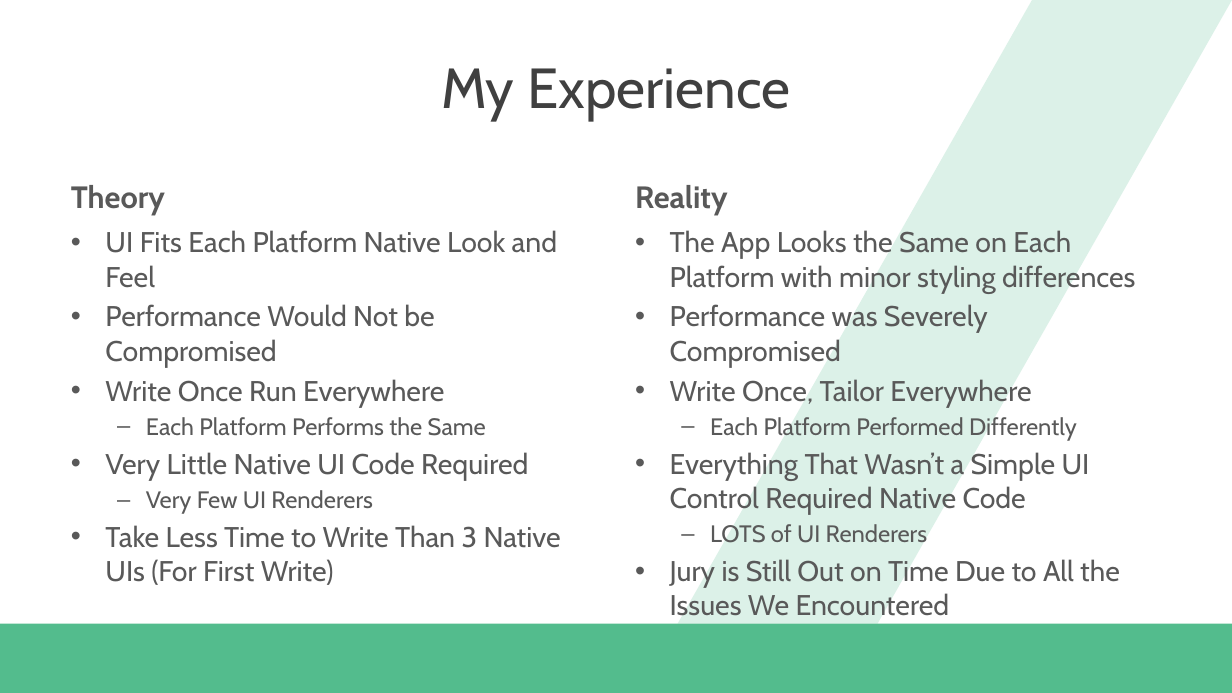
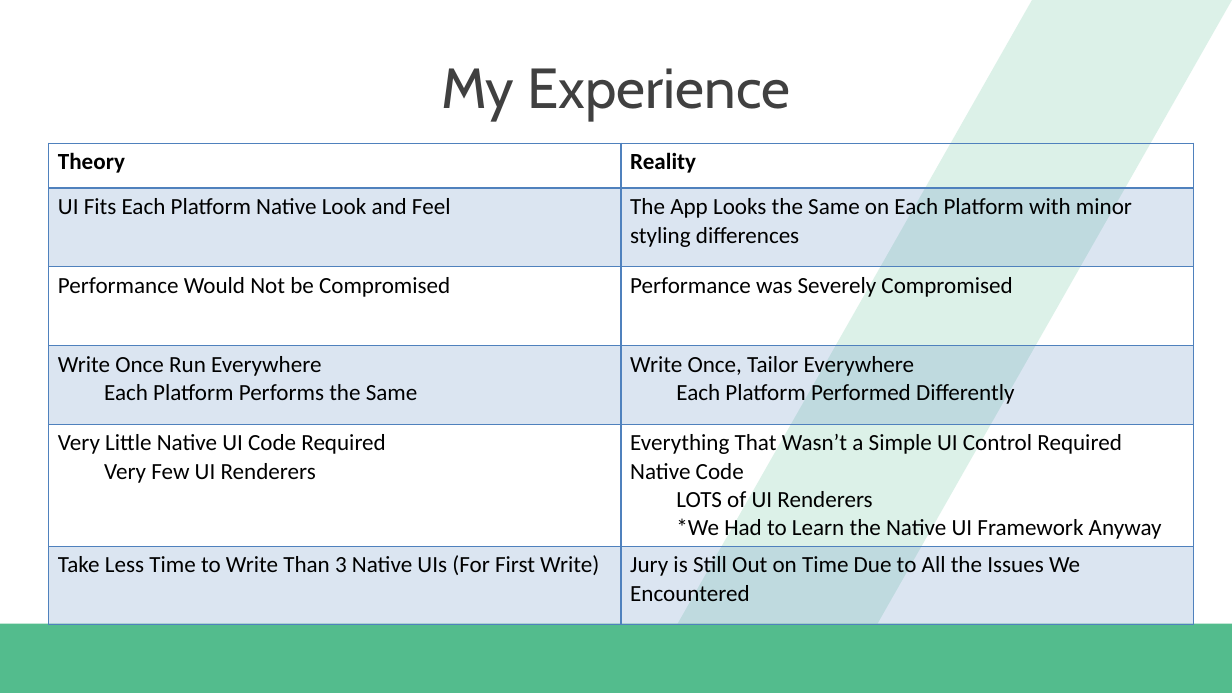
Before and after one commit to dannydwarren/PracticalXamarin, a slide deck: slide 15 of Practical Xamarin.pptx. Drawn at 1232x693 pixels with LibreOffice and Linux fonts; fonts in the diff are those of the drawing; background and template pictures are left out. Boxes give left, top, right and bottom in pixels: in the first picture for what was removed or moved away, otherwise in the second. Text is boxed around its words. In the diff, an @@ line names an element or a change of style, - is before the commit and + after.

Commit message:
Updated Slides

```diff
--- a/Practical Xamarin.pptx
+++ b/Practical Xamarin.pptx
@@ table added at (x1=49, y1=143, x2=1193, y2=623), 6 rows, 2 columns @@
+Theory | Reality
+UI Fits Each Platform Native Look and Feel | The App Looks the Same on Each Platform with minor styling differences
+Performance Would Not be Compromised | Performance was Severely Compromised
+Write Once Run Everywhere / Each Platform Performs the Same | Write Once, Tailor Everywhere / Each Platform Performed Differently
+Very Little Native UI Code Required / Very Few UI Renderers | Everything That Wasn’t a Simple UI Control Required Native Code / LOTS of UI Renderers / *We Had to Learn the Native UI Framework Anyway
+Take Less Time to Write Than 3 Native UIs (For First Write) | Jury is Still Out on Time Due to All the Issues We Encountered
@@ text removed at (x1=71, y1=185, x2=165, y2=215) @@
-Theory
@@ text removed at (x1=635, y1=185, x2=728, y2=215) @@
-Reality
@@ text removed at (x1=105, y1=230, x2=561, y2=585) @@
-• UI Fits Each Platform Native Look and Feel
-• Performance Would Not be Compromised
-• Write Once Run Everywhere
-  – Each Platform Performs the Same
-• Very Little Native UI Code Required
-  – Very Few UI Renderers
-• Take Less Time to Write Than 3 Native UIs (For First Write)
@@ text removed at (x1=670, y1=230, x2=1135, y2=615) @@
-• The App Looks the Same on Each Platform with minor styling differences
-• Performance was Severely Compromised
-• Write Once, Tailor Everywhere
-  – Each Platform Performed Differently
-• Everything That Wasn’t a Simple UI Control Required Native Code
-  – LOTS of UI Renderers
-• Jury is Still Out on Time Due to All the Issues We Encountered
```
Also in this commit, not shown: 6 other slides changed.
